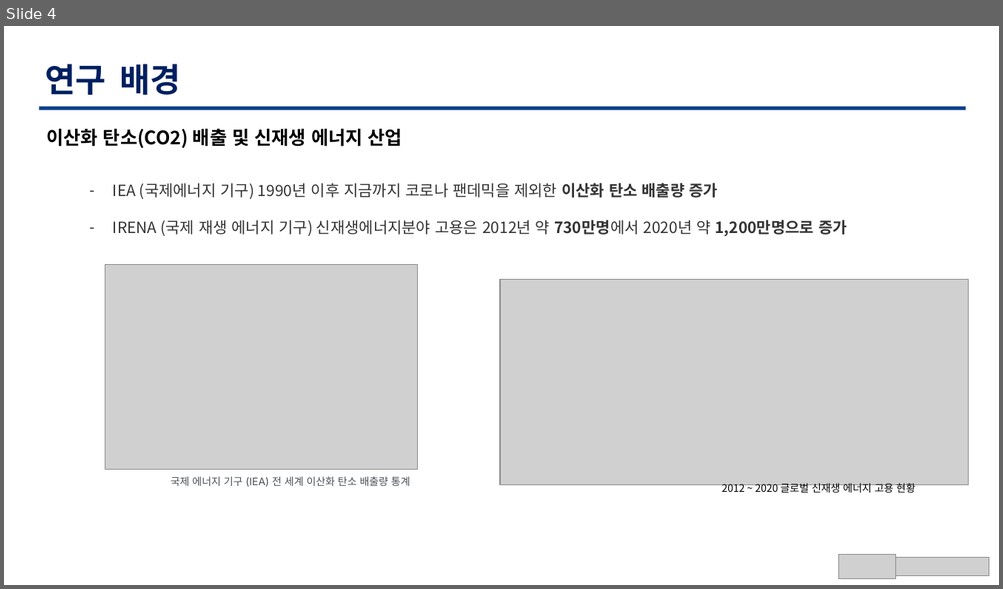
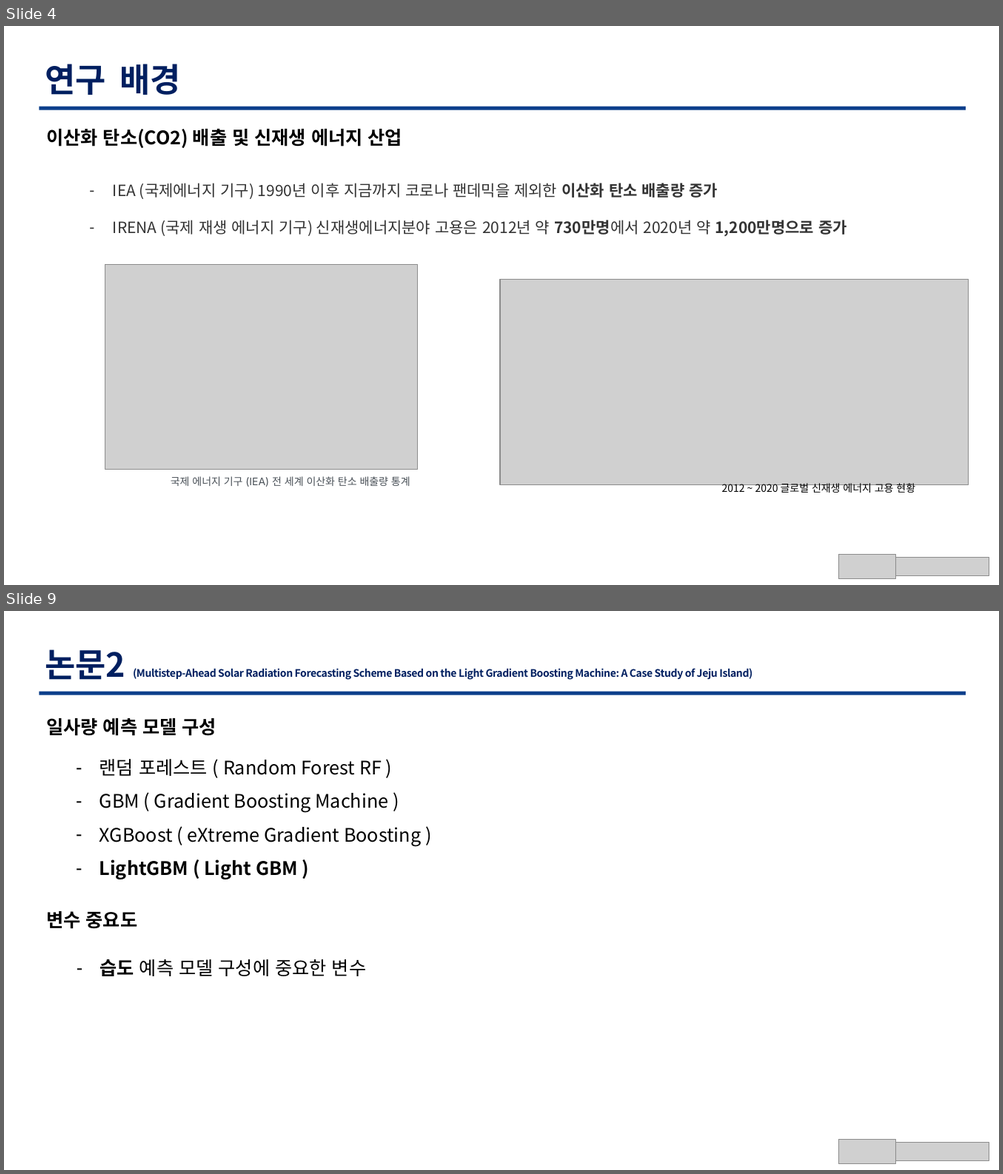
Before and after one commit to TaegyuHan/Solar_radiation_prediction_model, a slide deck: KICS_PT/[KICS] 동향 poster.pptx. Shown one above the other, each under a label of ours: slide 4 before the commit, slides 4 and 9 after it; the slides between them are not shown. The pictures are 1003x589 and 1003x1174 pixels, drawn with LibreOffice and Linux fonts; fonts in the diff are those of the drawing; grey boxes stand for pictures. Boxes give left, top, right and bottom in pixels: in the first picture for what was removed or moved away, otherwise in the second. Text is boxed around its words. In the diff, an @@ line names an element or a change of style, - is before the commit and + after.

```diff
--- a/KICS_PT/[KICS] 동향 poster.pptx
+++ b/KICS_PT/[KICS] 동향 poster.pptx
@@ slide 9 added at box(4, 611, 999, 1170), background #FFFFFF @@
@@ text added at box(45, 649, 752, 680), 10 pt, text #001F60, bold @@
+논문2 (Multistep-Ahead Solar Radiation Forecasting Scheme Based on the Light Gradient Boosting Machine: A Case Study of Jeju Island)
@@ freeform shape added at box(39, 692, 966, 695), fill #0C3F8B @@
@@ text added at box(46, 718, 216, 736), 18 pt, text #000000, bold @@
+일사량 예측 모델 구성
@@ text added at box(99, 759, 421, 880), 18 pt, text #000000 @@
+– 랜덤 포레스트 ( Random Forest RF )
+– GBM ( Gradient Boosting Machine )
+– XGBoost ( eXtreme Gradient Boosting )
+– LightGBM ( Light GBM )
@@ text added at box(46, 911, 138, 929), 18 pt, text #000000, bold @@
+변수 중요도
@@ text added at box(99, 960, 366, 977), 18 pt, text #000000 @@
+– 습도 예측 모델 구성에 중요한 변수
@@ picture added at box(838, 1140, 896, 1165) @@
@@ picture added at box(896, 1143, 989, 1161) @@
```
Also in this commit, not shown: 3 slides changed, 5 other slides added, 7 slides removed, 4 other files.
